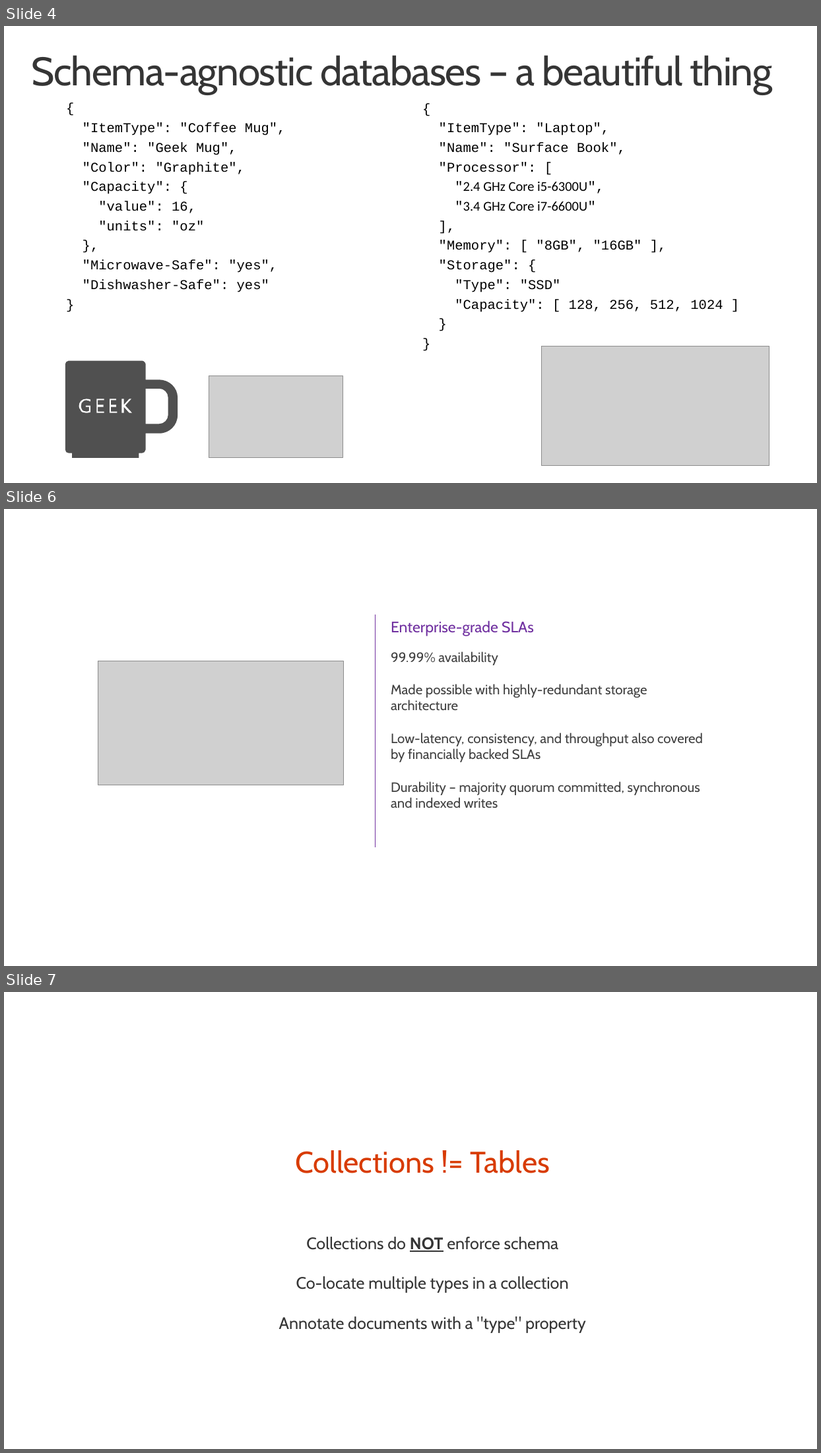
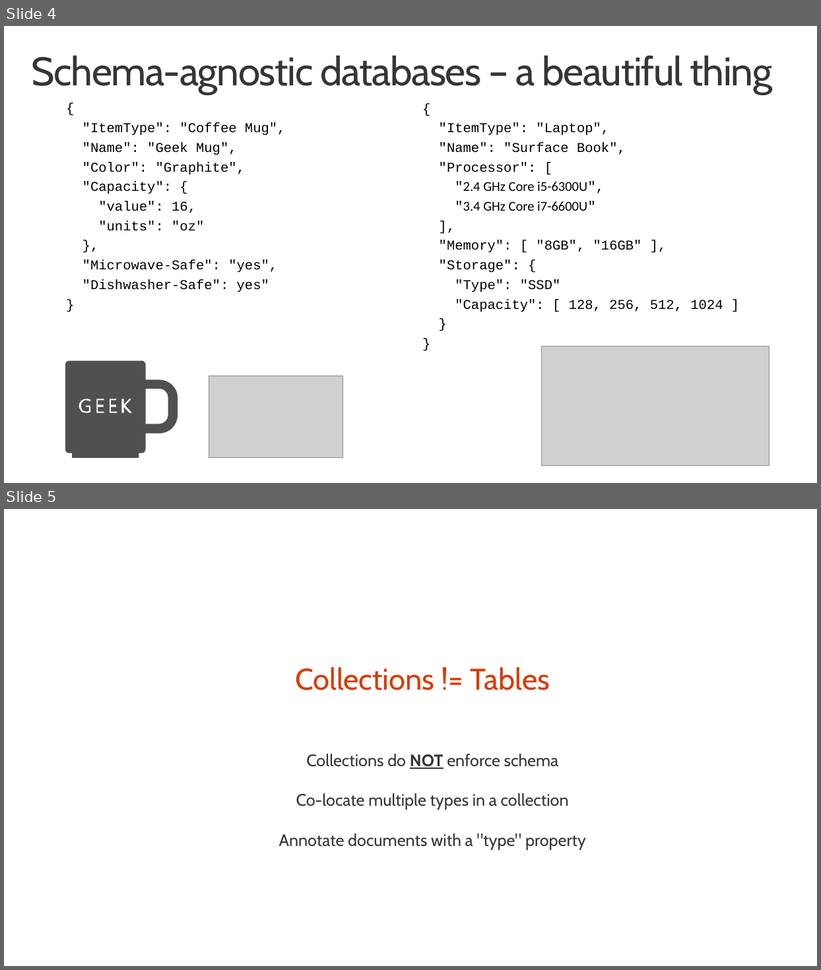
Before and after one commit to noodlefrenzy/CognitiveServicesTutorial, a slide deck: Presentations/AI Immersion - Phase 1 - DocumentDB.pptx. Shown one above the other, each under a label of ours: slides 4, 6 and 7 before the commit, slides 4 and 5 after it; the slides between them are not shown. The pictures are 821x1453 and 821x970 pixels, drawn with LibreOffice and Linux fonts; fonts in the diff are those of the drawing; grey boxes stand for pictures; background and template pictures are left out. Boxes give left, top, right and bottom in pixels: in the first picture for what was removed or moved away, otherwise in the second. Text is boxed around its words. In the diff, an @@ line names an element or a change of style, - is before the commit and + after.

```diff
--- a/Presentations/AI Immersion - Phase 1 - DocumentDB.pptx
+++ b/Presentations/AI Immersion - Phase 1 - DocumentDB.pptx
@@ slide 6 removed at [4,509,817,966], background #FFFFFF @@
@@ line removed from (376, 615) to (376, 848) @@
@@ text removed at [391,621,534,636] @@
-Enterprise-grade SLAs
@@ picture removed at [98,661,343,786] @@
@@ text removed at [391,652,703,808] @@
-99.99% availability
-Made possible with highly-redundant storage architecture
-Low-latency, consistency, and throughput also covered by financially backed SLAs
-Durability – majority quorum committed, synchronous and indexed writes
@@ what was slide 7 is now slide 5 @@
```
Also in this commit, not shown: 2 slides changed.
